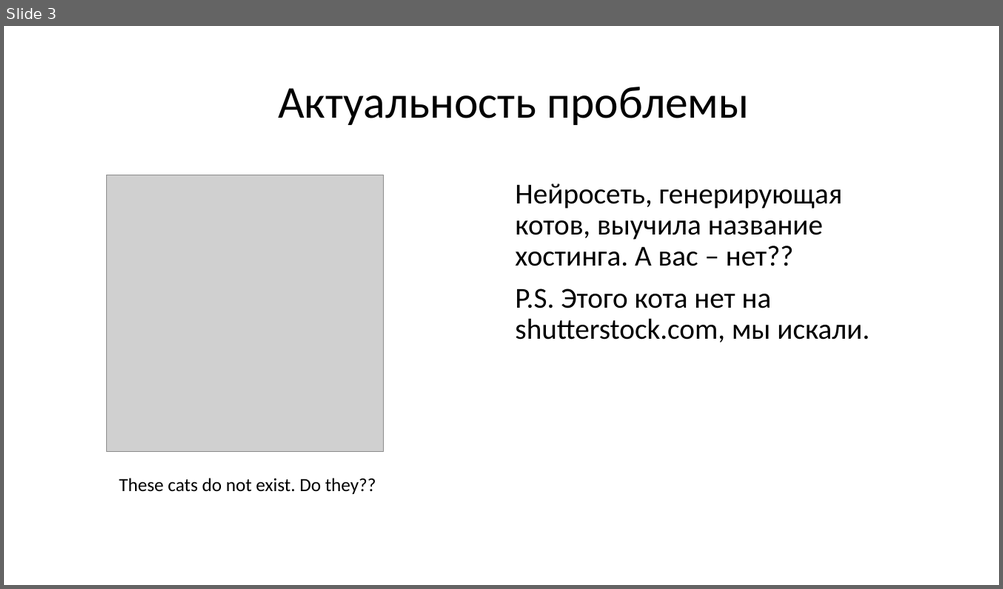
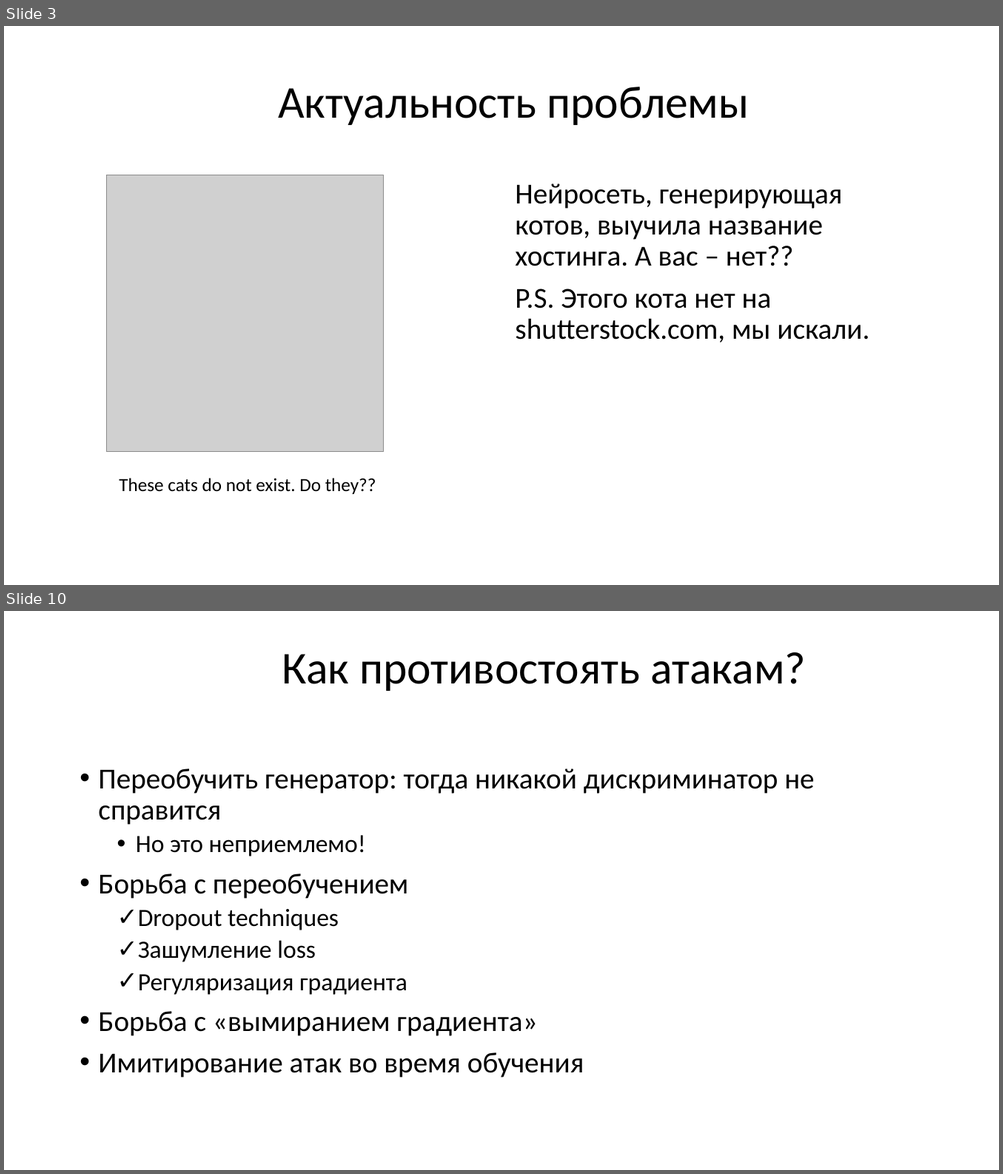
Before and after one commit to Private-ML/gan, a slide deck: GAN MNIST/some slides.pptx. Shown one above the other, each under a label of ours: slide 3 before the commit, slides 3 and 10 after it; the slides between them are not shown. The pictures are 1003x589 and 1003x1174 pixels, drawn with LibreOffice and Linux fonts; fonts in the diff are those of the drawing; grey boxes stand for pictures; background and template pictures are left out. Boxes give left, top, right and bottom in pixels: in the first picture for what was removed or moved away, otherwise in the second. Text is boxed around its words. In the diff, an @@ line names an element or a change of style, - is before the commit and + after.

```diff
--- a/GAN MNIST/some slides.pptx
+++ b/GAN MNIST/some slides.pptx
@@ slide 10 added at (x1=4, y1=611, x2=999, y2=1170), background picture (left out) @@
@@ text added at (x1=282, y1=652, x2=805, y2=691), 44 pt, text #000000 @@
+Как противостоять атакам?
@@ text added at (x1=98, y1=769, x2=814, y2=1078), 28 pt, text #000000 @@
+• Переобучить генератор: тогда никакой дискриминатор не справится
+  • Но это неприемлемо!
+• Борьба с переобучением
+  ✓ Dropout techniques
+  ✓ Зашумление loss
+  ✓ Регуляризация градиента
+• Борьба с «вымиранием градиента»
+• Имитирование атак во время обучения
```
Also in this commit, not shown: 5 slides changed, 7 other slides added.
